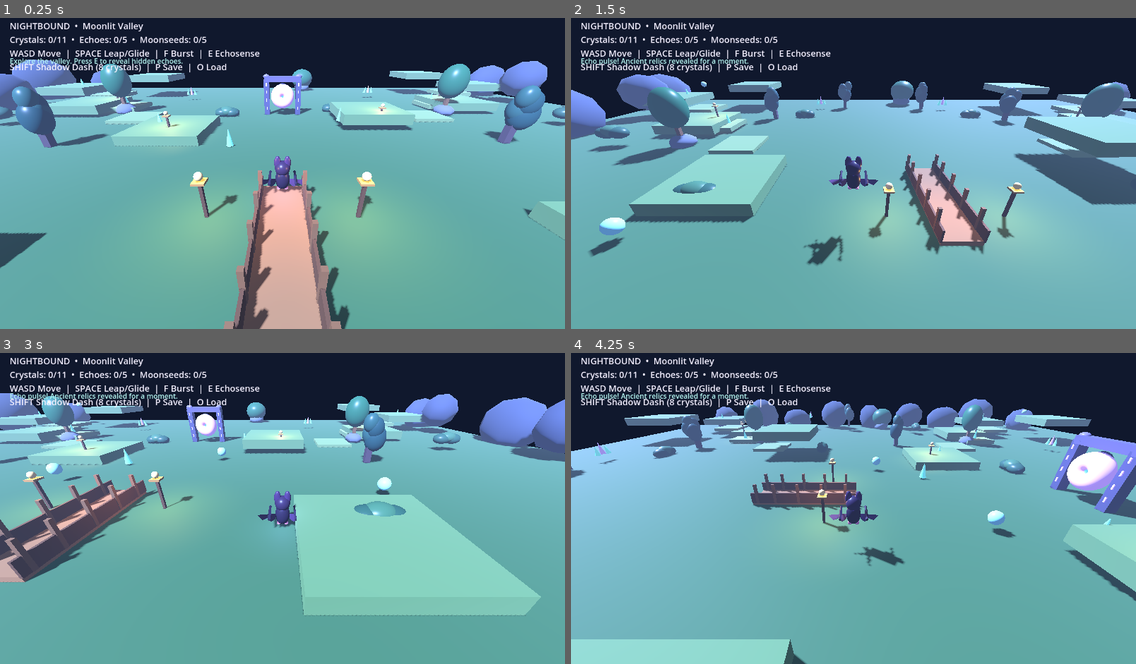
Above: before the commit, frames 1-4 (two rows, left to right).
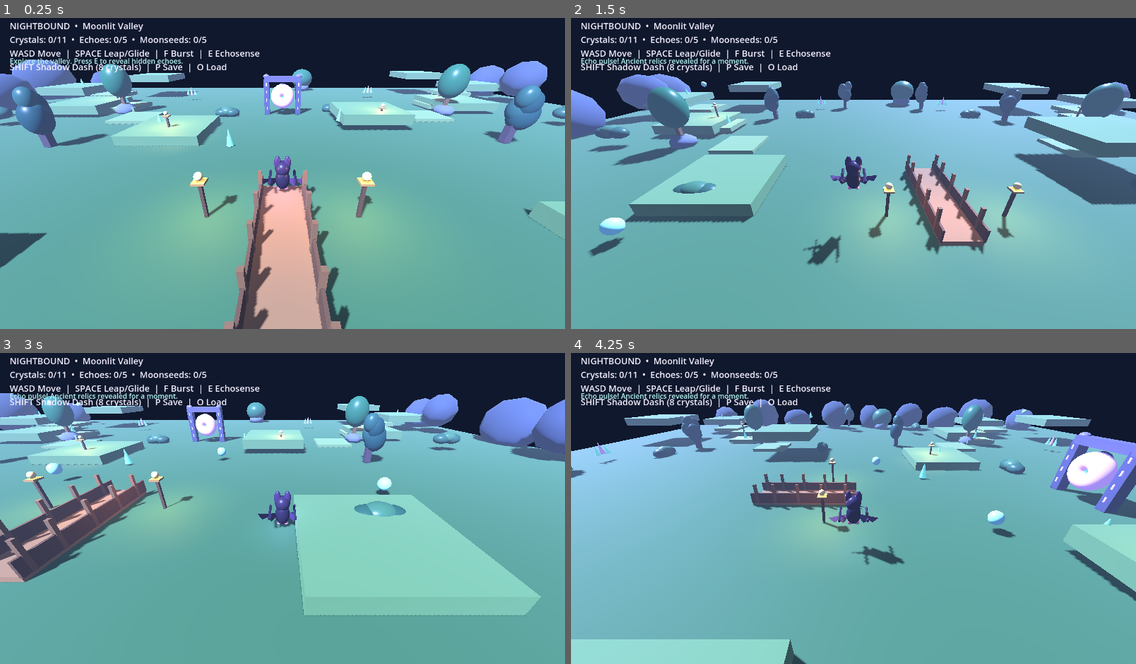
Above: after the commit, the same moments.

Repository: Dynamon91/nightbound
Game: Godot game, scene res://scenes/main.tscn
Same seed, same stepped clock (60 frames per second), same inputs: the game is played once before the commit and once after it.
Inputs:
- Up to frame 1 (0.25 s): no input
- Up to frame 2 (1.5 s): tap E (echosense) at 0.5, 1.35 s; hold D (move_right) 0.53-1.28 s; hold F (burst) 0.53-1.28 s; tap Space (jump) at 0.77, 1.07 s; hold S (move_back) from 1.28 s (still down)
- Up to frame 3 (3 s): tap Space (jump) at 1.52, 1.82 s; release S (move_back) at 2.03 s; hold D (move_right) 2.03-2.78 s; hold Shift (shadow_dash) 2.03-2.78 s; hold W (move_forward) from 2.78 s (still down); tap F (burst) at 2.85 s
- Up to frame 4 (4.25 s): tap Space (jump) at 3.02, 3.32, 3.77, 4.07 s; release W (move_forward) at 3.53 s; hold A (move_left) from 3.53 s (still down); tap E (echosense) at 3.6 s

The runs differ from the first frame. In frame 1, less than 0.1% of the frame differs, in the area x 46-54%, y 48-57%; in frame 2, 0.3%, in the area x 41-55%, y 48-79%; in frame 3, less than 0.1%; in frame 4, 0.2%.

Commit message:
feat: animate bat wings during flight and idle

Diff:
--- a/scripts/main.gd
+++ b/scripts/main.gd
@@ -36,6 +36,7 @@
 var heart_tree_light: OmniLight3D
 var veilwood_motes: Array[MeshInstance3D] = []
 var veilwood_mote_bases: Array[Vector3] = []
+var hero_wing_pivots: Array[Node3D] = []
 
 func material(color: Color, roughness := 0.75) -> StandardMaterial3D:
 	var m := StandardMaterial3D.new()
@@ -383,9 +384,14 @@
 	var muzzle := add_sphere(player, Vector3(0, 0.82, -0.39), 0.22, Color("#624258"))
 	muzzle.scale = Vector3(1.2, 0.7, 0.8)
 	for side in [-1.0, 1.0]:
-		add_wing_membrane(player, side)
-		var wing_arm := add_box(player, Vector3(side * 0.75, 0.35, 0.02), Vector3(0.12, 0.12, 1.55), Color("#241c2f"))
+		# Animate each membrane and its arm together for a readable wing silhouette.
+		var wing_pivot := Node3D.new()
+		wing_pivot.name = "LeftWingPivot" if side < 0.0 else "RightWingPivot"
+		player.add_child(wing_pivot)
+		add_wing_membrane(wing_pivot, side)
+		var wing_arm := add_box(wing_pivot, Vector3(side * 0.75, 0.35, 0.02), Vector3(0.12, 0.12, 1.55), Color("#241c2f"))
 		wing_arm.rotation.z = side * 0.55
+		hero_wing_pivots.append(wing_pivot)
 	for side in [-1.0, 1.0]:
 		var foot := add_sphere(player, Vector3(side * 0.22, -0.43, -0.12), 0.14, Color("#b77a86"))
 		foot.scale = Vector3(1.0, 0.55, 1.35)
@@ -464,6 +470,14 @@
 	player.move_and_slide()
 	pulse_time = maxf(0.0, pulse_time - delta)
 	var ambience_time := float(Time.get_ticks_msec()) / 1000.0
+	# Broad wing beats while gliding, faster flaps while falling, subtle idle flutter.
+	var wing_rate := 8.5 if glide_active else (6.0 if not player.is_on_floor() else 2.2)
+	var wing_amount := 0.34 if glide_active else (0.24 if not player.is_on_floor() else 0.075)
+	for i in range(hero_wing_pivots.size()):
+		var wing: Node3D = hero_wing_pivots[i]
+		if is_instance_valid(wing):
+			var side := -1.0 if i == 0 else 1.0
+			wing.rotation.z = side * sin(ambience_time * wing_rate) * wing_amount
 	for i in range(veilwood_motes.size()):
 		var mote: MeshInstance3D = veilwood_motes[i]
 		if is_instance_valid(mote):
